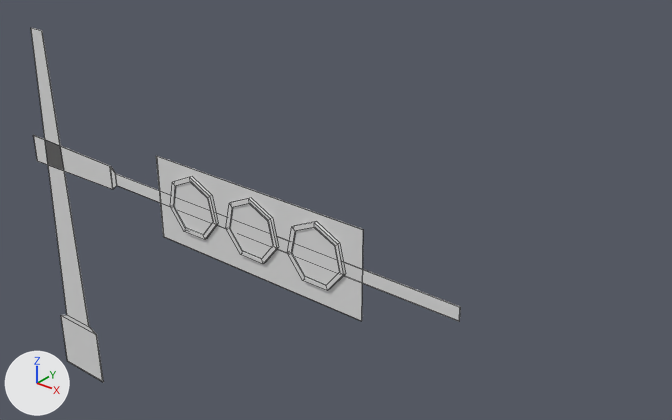
Two versions of the Blender file Assets/3D/Map/LampuMerah 1.blend, one commit apart.
Both versions are drawn from a 50 mm camera at (9.61, -6.3, 7.62) aimed at (3.93, 0.8, 3.22). Arrows for +X, +Y and +Z are at lower left; the lights stay in place. Mesh edges are drawn as thin lines.
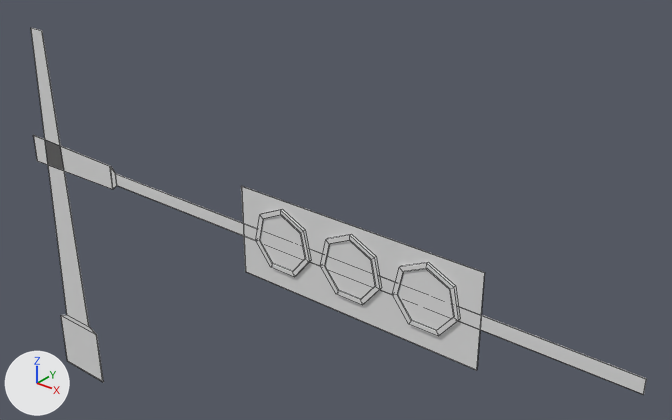
Location of each change, [x1, y1, x2, y2] in pixels of the pictures (672 x 420 px; the box of a moved part takes in the faces that stretch with it):
'Cube.002', moved
    before: [156, 156, 363, 321]
    after: [241, 186, 485, 370]
'Cylinder.002', moved
    before: [170, 177, 345, 291]
    after: [256, 209, 460, 336]
'Plane.001', reshaped (43% wider, 40% taller)
    before: [33, 135, 461, 321]
    after: [33, 135, 647, 395]
part 1 of me_plane_001, moved or reshaped
    before: [156, 189, 461, 321]
    after: [156, 189, 647, 395]

Edits to the bpy script that builds the scene:
```text
Change me_plane_001:
    where me_plane_001.from_pydata(...)  # 8 vertices, 3 faces; spans x -0.4..5.99, y 0.0, z -0.18..0.18
    used by ob_plane_001; location = (0.0, 0.0, 3.1)
    me_plane_001 part 1
    me_plane_001.vertices[6].co: (5.99, 0.0, -0.08) -> (7.73, 0.0, -0.08)
    me_plane_001.vertices[7].co: (5.99, 0.0, 0.08) -> (7.73, 0.0, 0.08)
Change ob_cube_002:
    ob_cube_002.location: (3.434, 0.249, 3.098) -> (4.756, 0.249, 3.098)
Change ob_cylinder_002:
    ob_cylinder_002.location: (2.552, 0.09, 3.137) -> (3.874, 0.09, 3.137)
```
